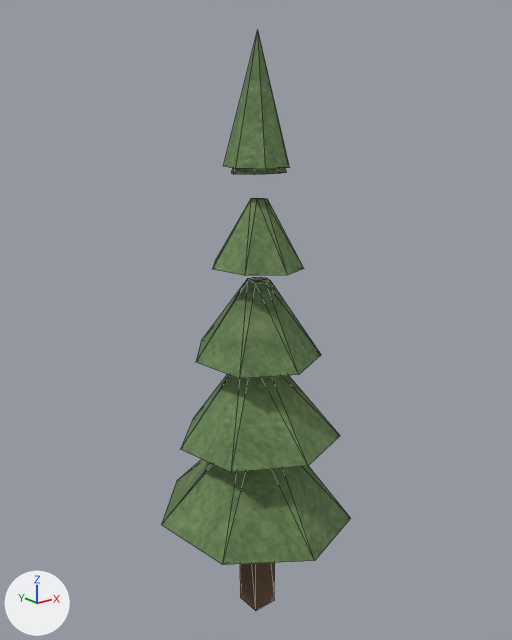
Two versions of the glTF model public/models/pine.gltf, one commit apart.
Both versions are drawn from a camera (50 mm lens) standing at (-1.71, -2.12, 2.19) and looking at (0.02, 0.03, 1.33). The axes (+X, +Y, +Z) are drawn at lower left. The lights are the same throughout. The older version comes first. Mesh edges are drawn as thin lines.

Names of what the first picture shows: 'Pine'.
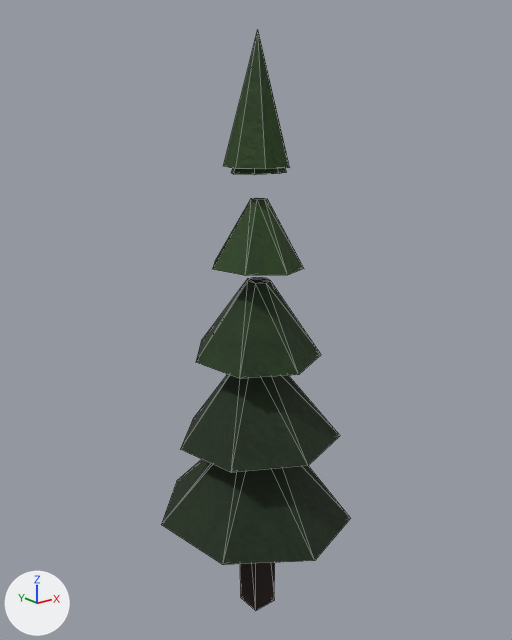
Patch to the scene script:
```diff
--- a/public/models/pine.gltf.py
+++ b/public/models/pine.gltf.py
@@ mat_bark @@
 n1 = _N.new('ShaderNodeOutputMaterial'); n1.name = 'Material Output'
+n5 = _N.new('ShaderNodeMix'); n5.name = 'Mix'
+n5.data_type = 'RGBA'
+n5.blend_type = 'MULTIPLY'
+n5.inputs[0].default_value = 1.0  # 'Factor'
+n5.inputs[7].default_value = (0.102, 0.0578, 0.0331, 1.0)  # 'B', brown #5a4433
 n2 = _N.new('ShaderNodeTexImage'); n2.name = 'Image Texture'
@@ mat_bark @@
 n0 = _N.new('ShaderNodeBsdfPrincipled'); n0.name = 'Principled BSDF'
 _L.new(n0.outputs[0], n1.inputs[0])  # 'BSDF' to 'Surface'
-_L.new(n2.outputs[0], n0.inputs[0])  # 'Color' to 'Base Color'
 _L.new(n3.outputs[0], n0.inputs[5])  # 'Normal' to 'Normal'
 _L.new(n4.outputs[0], n3.inputs[1])  # 'Color' to 'Color'
+_L.new(n5.outputs[2], n0.inputs[0])  # 'Result' to 'Base Color'
+_L.new(n2.outputs[0], n5.inputs[6])  # 'Color' to 'A'
@@ mat_foliagedark @@
 n1 = _N.new('ShaderNodeOutputMaterial'); n1.name = 'Material Output'
+n5 = _N.new('ShaderNodeMix'); n5.name = 'Mix'
+n5.data_type = 'RGBA'
+n5.blend_type = 'MULTIPLY'
+n5.inputs[0].default_value = 1.0  # 'Factor'
+n5.inputs[7].default_value = (0.0437, 0.0887, 0.0296, 1.0)  # 'B', dark green #3b5430
 n2 = _N.new('ShaderNodeTexImage'); n2.name = 'Image Texture'
@@ mat_foliagedark @@
 n0 = _N.new('ShaderNodeBsdfPrincipled'); n0.name = 'Principled BSDF'
 _L.new(n0.outputs[0], n1.inputs[0])  # 'BSDF' to 'Surface'
-_L.new(n2.outputs[0], n0.inputs[0])  # 'Color' to 'Base Color'
 _L.new(n3.outputs[0], n0.inputs[5])  # 'Normal' to 'Normal'
 _L.new(n4.outputs[0], n3.inputs[1])  # 'Color' to 'Color'
+_L.new(n5.outputs[2], n0.inputs[0])  # 'Result' to 'Base Color'
+_L.new(n2.outputs[0], n5.inputs[6])  # 'Color' to 'A'
@@ mat_foliage @@
 n1 = _N.new('ShaderNodeOutputMaterial'); n1.name = 'Material Output'
+n5 = _N.new('ShaderNodeMix'); n5.name = 'Mix'
+n5.data_type = 'RGBA'
+n5.blend_type = 'MULTIPLY'
+n5.inputs[0].default_value = 1.0  # 'Factor'
+n5.inputs[7].default_value = (0.0723, 0.147, 0.0452, 1.0)  # 'B', dark green #4c6b3c
 n2 = _N.new('ShaderNodeTexImage'); n2.name = 'Image Texture'
@@ mat_foliage @@
 n0 = _N.new('ShaderNodeBsdfPrincipled'); n0.name = 'Principled BSDF'
 _L.new(n0.outputs[0], n1.inputs[0])  # 'BSDF' to 'Surface'
-_L.new(n2.outputs[0], n0.inputs[0])  # 'Color' to 'Base Color'
 _L.new(n3.outputs[0], n0.inputs[5])  # 'Normal' to 'Normal'
 _L.new(n4.outputs[0], n3.inputs[1])  # 'Color' to 'Color'
+_L.new(n5.outputs[2], n0.inputs[0])  # 'Result' to 'Base Color'
+_L.new(n2.outputs[0], n5.inputs[6])  # 'Color' to 'A'
@@ mat_foliagelight @@
 n1 = _N.new('ShaderNodeOutputMaterial'); n1.name = 'Material Output'
+n5 = _N.new('ShaderNodeMix'); n5.name = 'Mix'
+n5.data_type = 'RGBA'
+n5.blend_type = 'MULTIPLY'
+n5.inputs[0].default_value = 1.0  # 'Factor'
+n5.inputs[7].default_value = (0.114, 0.212, 0.0612, 1.0)  # 'B', green #5f7f46
 n2 = _N.new('ShaderNodeTexImage'); n2.name = 'Image Texture'
@@ mat_foliagelight @@
 n0 = _N.new('ShaderNodeBsdfPrincipled'); n0.name = 'Principled BSDF'
 _L.new(n0.outputs[0], n1.inputs[0])  # 'BSDF' to 'Surface'
-_L.new(n2.outputs[0], n0.inputs[0])  # 'Color' to 'Base Color'
 _L.new(n3.outputs[0], n0.inputs[5])  # 'Normal' to 'Normal'
 _L.new(n4.outputs[0], n3.inputs[1])  # 'Color' to 'Color'
+_L.new(n5.outputs[2], n0.inputs[0])  # 'Result' to 'Base Color'
+_L.new(n2.outputs[0], n5.inputs[6])  # 'Color' to 'A'
```

Pixel boxes [x1, y1, x2, y2] of what changed, in the pictures (512 x 640 px):
'Pine', recoloured (darker)
    both: [161, 31, 351, 611]
